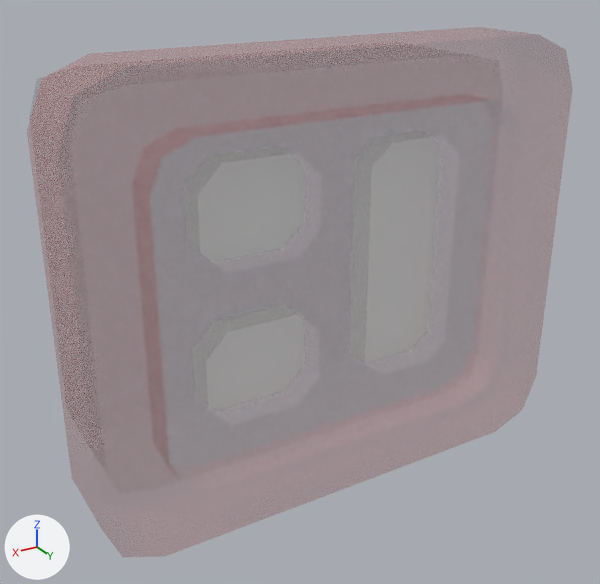
An edit to the FBX model Assets/Art/Models/Structures/Wall Mounts/Fire Alarm.fbx, drawn before and after from the same camera.
Before and after are seen from a 50 mm lens placed at (-0.657, 0.821, 1.54), pointed at (-0.994, 0.261, 1.259). Lighting does not change. The marker at lower left points along +X, +Y and +Z. Where no turn or scale is listed for an object, it has been applied to the vertices.

Names of what the first picture shows: 'Fire Alarm'.
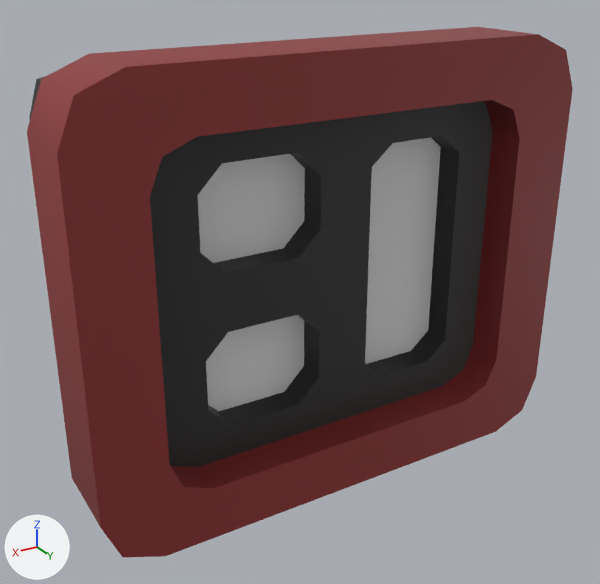
Where the change shows, as pixel boxes (x1, y1, x2, y2) in the pictures (600 x 584 px):
'Fire Alarm', surface changed, recoloured
    both: (27, 27, 573, 557)
part 1 of me_firealarm, recoloured
    after: (27, 27, 573, 557)

The change, as a list of edits to the scene's bpy script:
```text
Change img_palette05_png:
    img_palette05_png: load_image('Palette05.png', '../../../Textures/Palette05.png', 256, 256, 'Non-Color') -> load_image('Palette05.png', '../../../Textures/Palette05.png', 256, 256, 'sRGB')
Add mat_palette05:
    mat_palette05 = principled_material('Palette05')
    mat_palette05.texture = img_palette05_png
Change me_firealarm:
    where me_firealarm.from_pydata(...)  # 142 vertices, 123 faces; spans x -0.216..0.216, y 0.171..0.332, z 1.101..1.468
    used by ob_fire_alarm; location = (-1.0, 0.0, 0.0)
    me_firealarm part 1: all 119 faces that had it switch from mat_palette05_003 to mat_palette05 (picture img_palette05_png)
```
